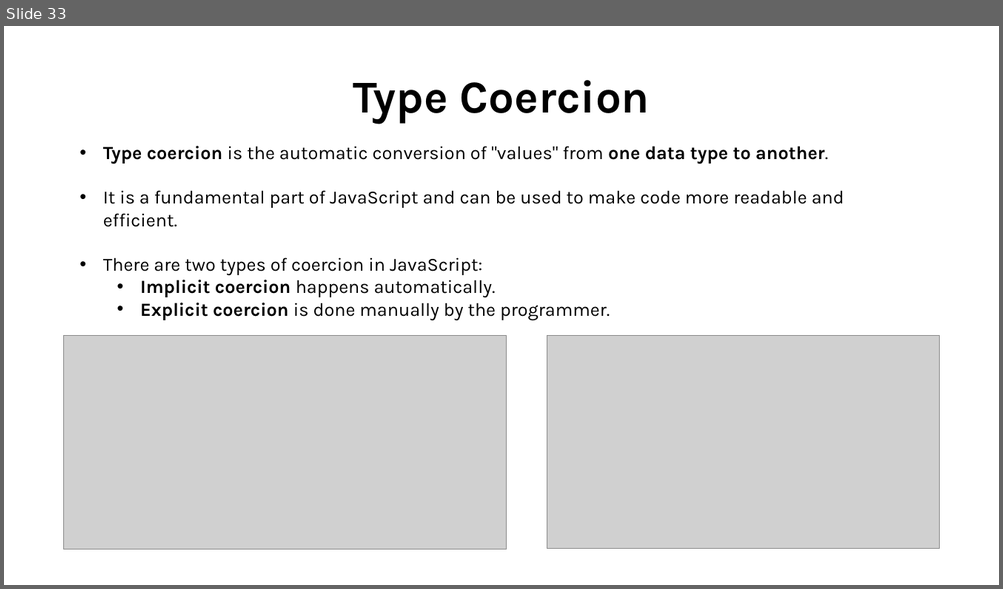
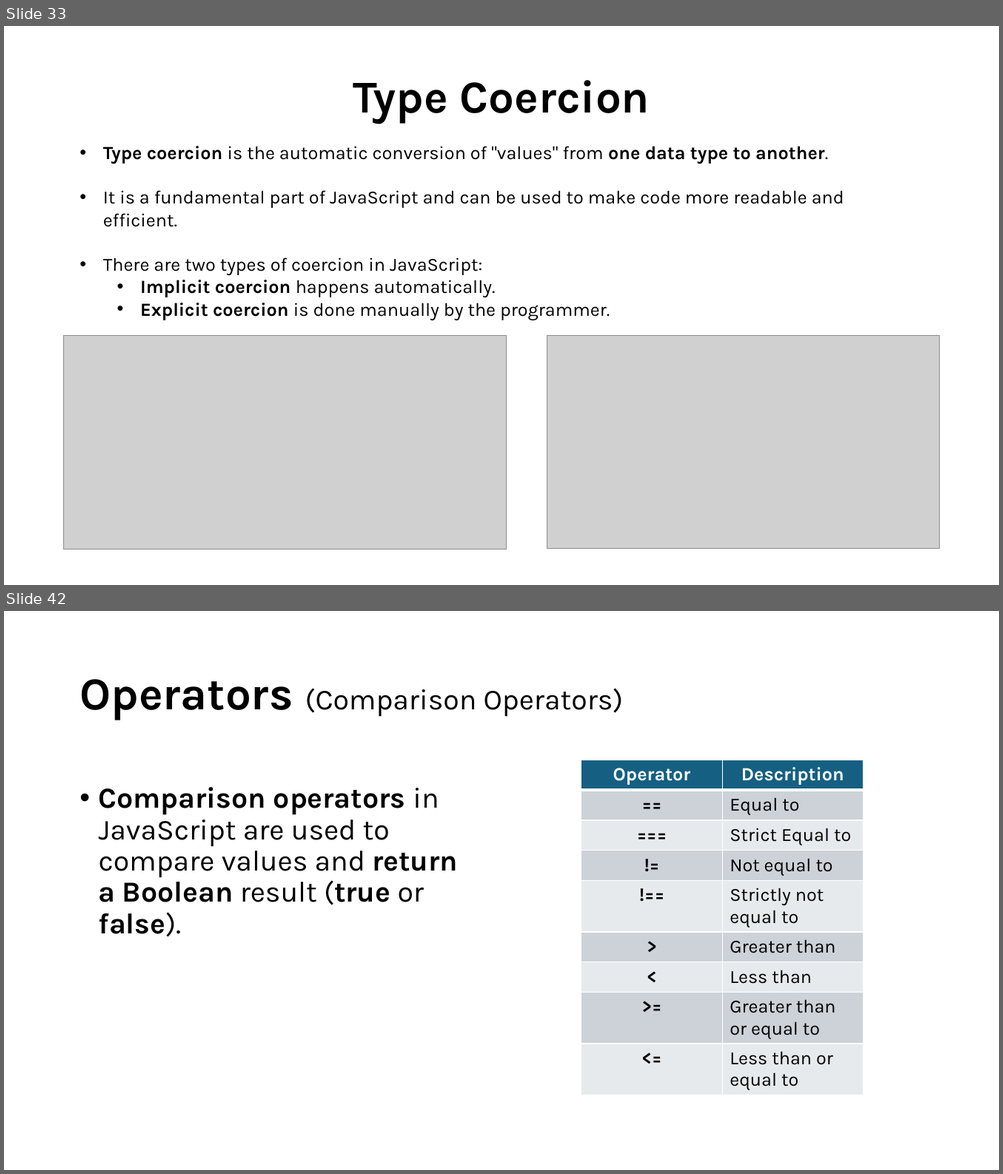
Before and after one commit to shubham-singh-12/Notes, a slide deck: JavaScript Course.pptx. Shown one above the other, each under a label of ours: slide 33 before the commit, slides 33 and 42 after it; the slides between them are not shown. The pictures are 1003x589 and 1003x1174 pixels, drawn with LibreOffice and Linux fonts; fonts in the diff are those of the drawing; grey boxes stand for pictures. Boxes give left, top, right and bottom in pixels: in the first picture for what was removed or moved away, otherwise in the second. Text is boxed around its words. In the diff, an @@ line names an element or a change of style, - is before the commit and + after.

```diff
--- a/JavaScript Course.pptx
+++ b/JavaScript Course.pptx
@@ slide 42 added at (x1=4, y1=611, x2=999, y2=1170), background #FFFFFF @@
@@ title added at (x1=79, y1=679, x2=623, y2=721), 28 pt, text #000000 @@
+Operators (Comparison Operators)
@@ table added at (x1=581, y1=760, x2=864, y2=1098), 9 rows, 2 columns @@
+Operator | Description
+== | Equal to
+=== | Strict Equal to
+!= | Not equal to
+!== | Strictly not equal to
+> | Greater than
+< | Less than
+>= | Greater than or equal to
+<= | Less than or equal to
@@ text added at (x1=99, y1=787, x2=458, y2=937), 28 pt, text #000000 @@
+• Comparison operators in JavaScript are used to compare values and return a Boolean result (true or false).
```
Also in this commit, not shown: 27 other slides added, 17 other files.
